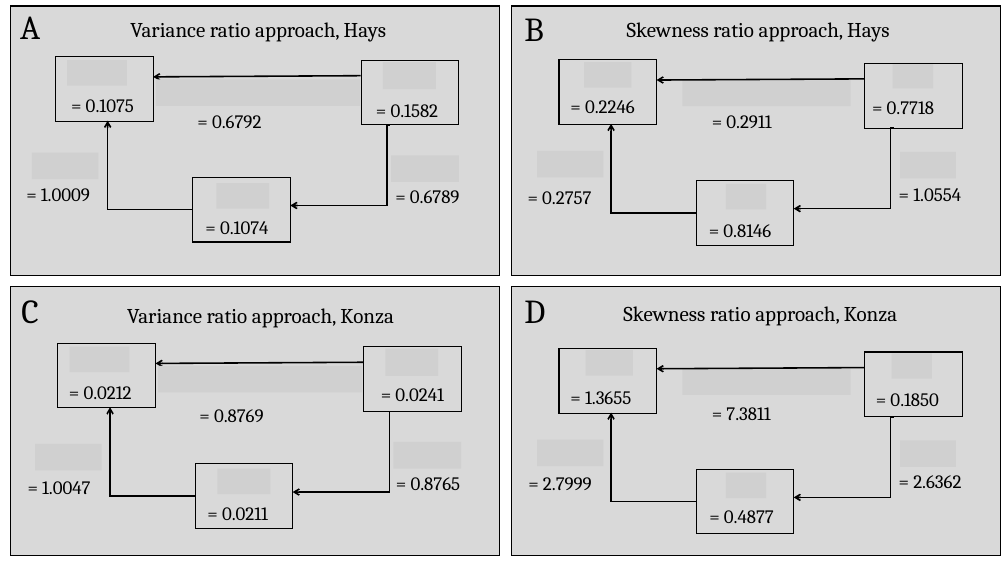
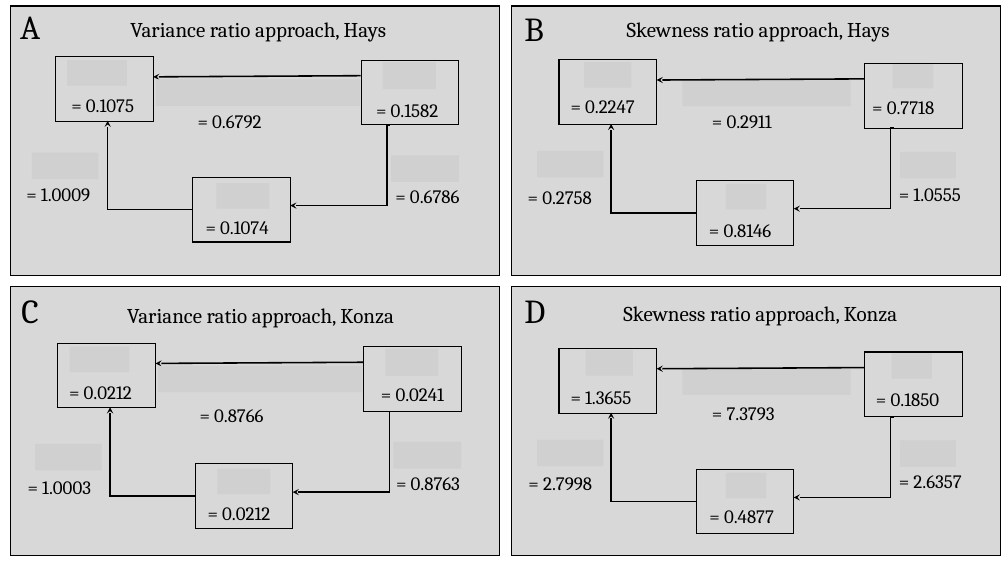
Before and after one commit to sghosh89/Copula_spaceavg, a slide deck: slide 1 of Results/pedagog_figs/Result_box.pptx. Drawn at 1008x567 pixels with LibreOffice and Linux fonts; fonts in the diff are those of the drawing; grey boxes stand for pictures. Boxes give left, top, right and bottom in pixels: in the first picture for what was removed or moved away, otherwise in the second. Text is boxed around its words. In the diff, an @@ line names an element or a change of style, - is before the commit and + after.

```diff
--- a/Results/pedagog_figs/Result_box.pptx
+++ b/Results/pedagog_figs/Result_box.pptx
@@ fill #D9D9D9 to #D8D8D8 in 4 elements at bbox=[511, 287, 1000, 556], bbox=[511, 6, 1000, 275], bbox=[11, 287, 500, 556], bbox=[11, 6, 500, 275] @@
@@ arrow (361, 76) - (154, 77): arrowheads changed @@
@@ arrow (864, 79) - (657, 80): arrowheads changed @@
@@ text at bbox=[585, 100, 635, 113]: text changed @@
-= 0.2246
+= 0.2247
@@ elbow arrow (193, 209) - (107, 121): arrowheads changed @@
@@ elbow arrow (290, 206) - (390, 125): arrowheads changed @@
@@ elbow arrow (696, 212) - (611, 124): arrowheads changed @@
@@ elbow arrow (794, 209) - (894, 129): arrowheads changed @@
@@ text at bbox=[410, 190, 459, 203]: text changed @@
-= 0.6789
+= 0.6786
@@ text at bbox=[542, 191, 592, 204]: text changed @@
-= 0.2757
+= 0.2758
@@ text at bbox=[913, 188, 960, 201]: text changed @@
-= 1.0554
+= 1.0555
@@ arrow (363, 362) - (156, 364): arrowheads changed @@
@@ arrow (864, 368) - (657, 369): arrowheads changed @@
@@ elbow arrow (195, 496) - (110, 408): arrowheads changed @@
@@ text at bbox=[214, 409, 263, 422]: text changed @@
-= 0.8769
+= 0.8766
@@ elbow arrow (293, 492) - (392, 411): arrowheads changed @@
@@ elbow arrow (696, 501) - (611, 413): arrowheads changed @@
@@ text at bbox=[727, 407, 775, 420]: text changed @@
-= 7.3811
+= 7.3793
@@ elbow arrow (794, 498) - (894, 417): arrowheads changed @@
@@ text at bbox=[411, 477, 460, 490]: text changed @@
-= 0.8765
+= 0.8763
@@ text at bbox=[543, 477, 592, 490]: text changed @@
-= 2.7999
+= 2.7998
@@ text at bbox=[913, 475, 961, 488]: text changed @@
-= 2.6362
+= 2.6357
@@ text at bbox=[42, 481, 91, 494]: text changed @@
-= 1.0047
+= 1.0003
@@ text at bbox=[222, 507, 270, 520]: text changed @@
-= 0.0211
+= 0.0212
```
Also in this commit, not shown: 1 other file.
